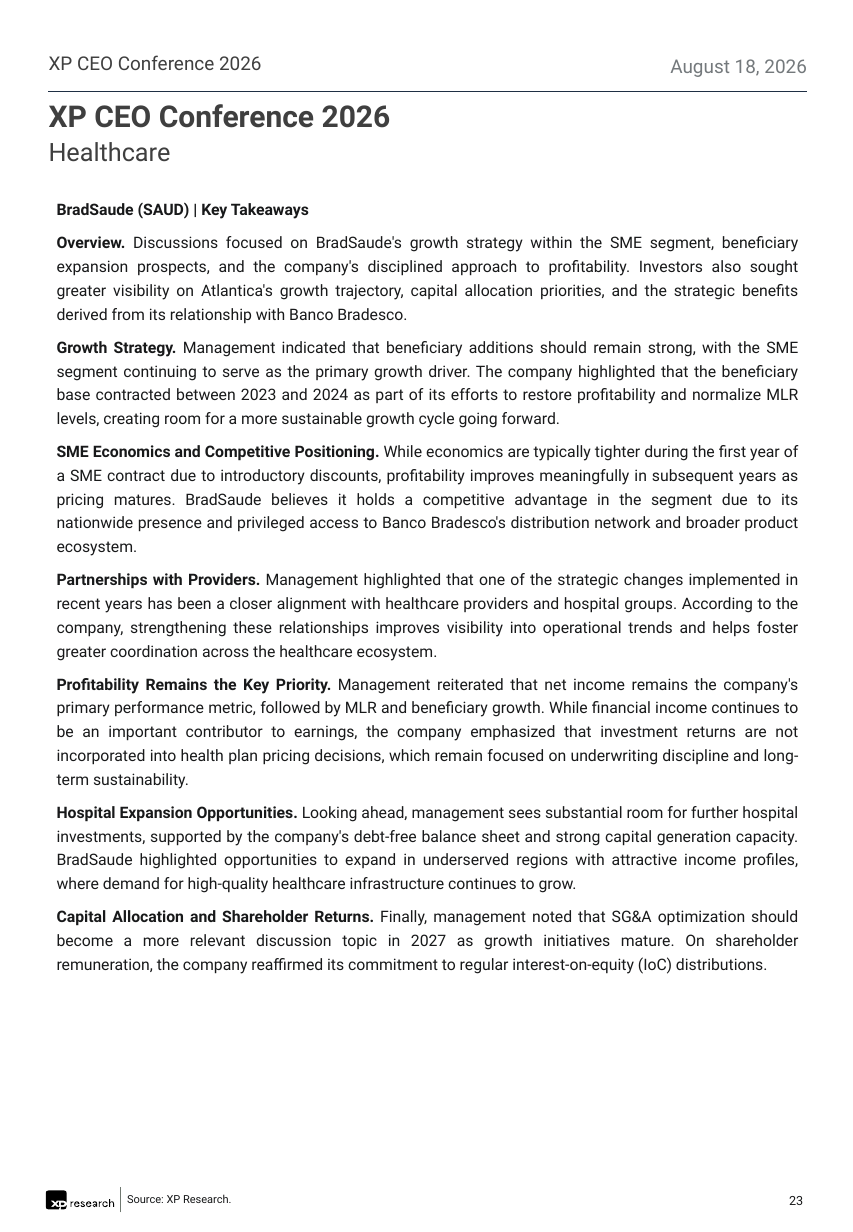
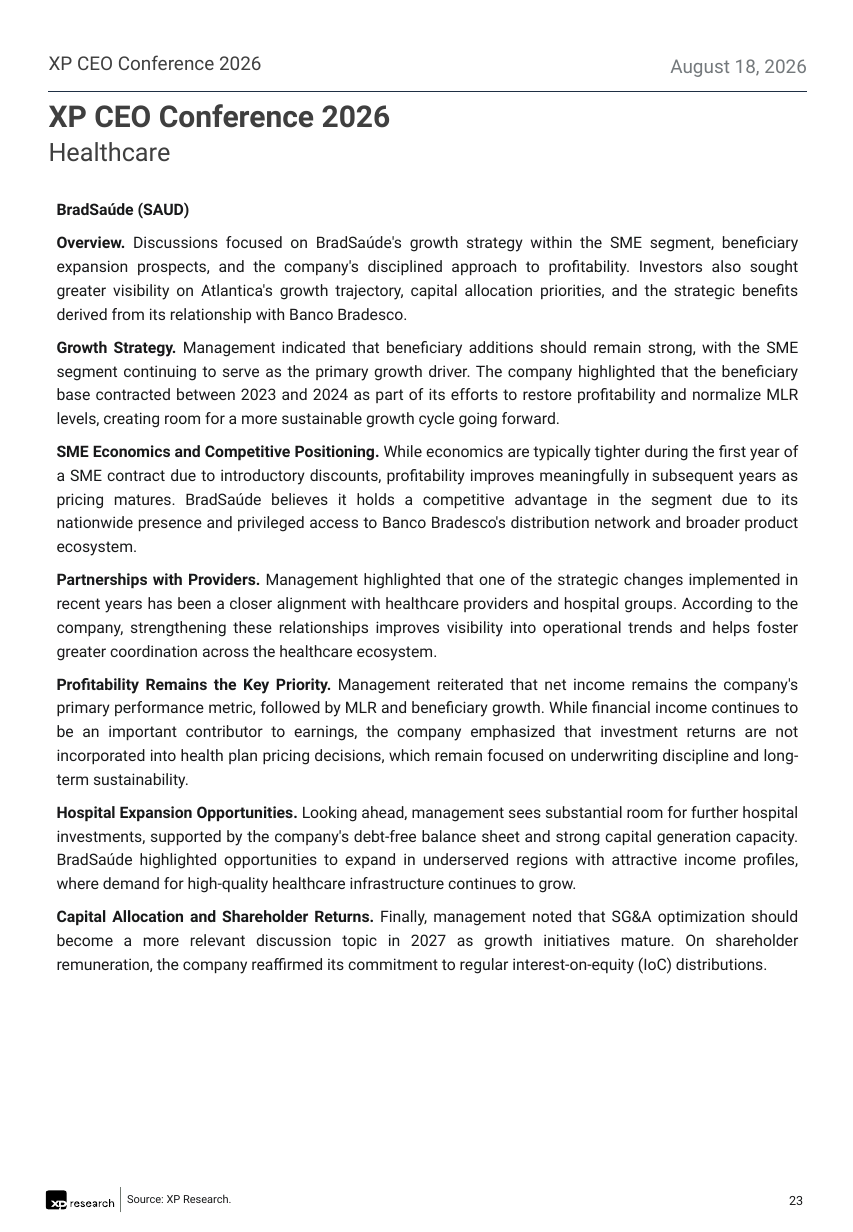
Before and after one commit to CaioLSouza/datasets, a slide deck: slide 23 of ceo_conference_2026/Feedback XP CEO Conference 2026.pptx. Drawn at 853x1232 pixels with LibreOffice and Linux fonts; fonts in the diff are those of the drawing. Boxes give left, top, right and bottom in pixels: in the first picture for what was removed or moved away, otherwise in the second. Text is boxed around its words. In the diff, an @@ line names an element or a change of style, - is before the commit and + after.

```diff
--- a/ceo_conference_2026/Feedback XP CEO Conference 2026.pptx
+++ b/ceo_conference_2026/Feedback XP CEO Conference 2026.pptx
@@ text at (57, 202, 798, 324): text changed @@
-BradSaude (SAUD) | Key Takeaways
-Overview. Discussions focused on BradSaude's growth strategy within the SME segment, beneficiary expansion prospects, and the company's disciplined approach to profitability. Investors also sought greater visibility on Atlantica's growth trajectory, capital allocation priorities, and the strategic benefits derived from its relationship with Banco Bradesco.
+BradSaúde (SAUD)
+Overview. Discussions focused on BradSaúde's growth strategy within the SME segment, beneficiary expansion prospects, and the company's disciplined approach to profitability. Investors also sought greater visibility on Atlantica's growth trajectory, capital allocation priorities, and the strategic benefits derived from its relationship with Banco Bradesco.
@@ text at (57, 445, 799, 556): text changed @@
-SME Economics and Competitive Positioning. While economics are typically tighter during the first year of a SME contract due to introductory discounts, profitability improves meaningfully in subsequent years as pricing matures. BradSaude believes it holds a competitive advantage in the segment due to its nationwide presence and privileged access to Banco Bradesco's distribution network and broader product ecosystem.
+SME Economics and Competitive Positioning. While economics are typically tighter during the first year of a SME contract due to introductory discounts, profitability improves meaningfully in subsequent years as pricing matures. BradSaúde believes it holds a competitive advantage in the segment due to its nationwide presence and privileged access to Banco Bradesco's distribution network and broader product ecosystem.
@@ text at (57, 806, 798, 893): text changed @@
-Hospital Expansion Opportunities. Looking ahead, management sees substantial room for further hospital investments, supported by the company's debt-free balance sheet and strong capital generation capacity. BradSaude highlighted opportunities to expand in underserved regions with attractive income profiles, where demand for high-quality healthcare infrastructure continues to grow.
+Hospital Expansion Opportunities. Looking ahead, management sees substantial room for further hospital investments, supported by the company's debt-free balance sheet and strong capital generation capacity. BradSaúde highlighted opportunities to expand in underserved regions with attractive income profiles, where demand for high-quality healthcare infrastructure continues to grow.
```
Also in this commit, not shown: 41 other slides changed.
